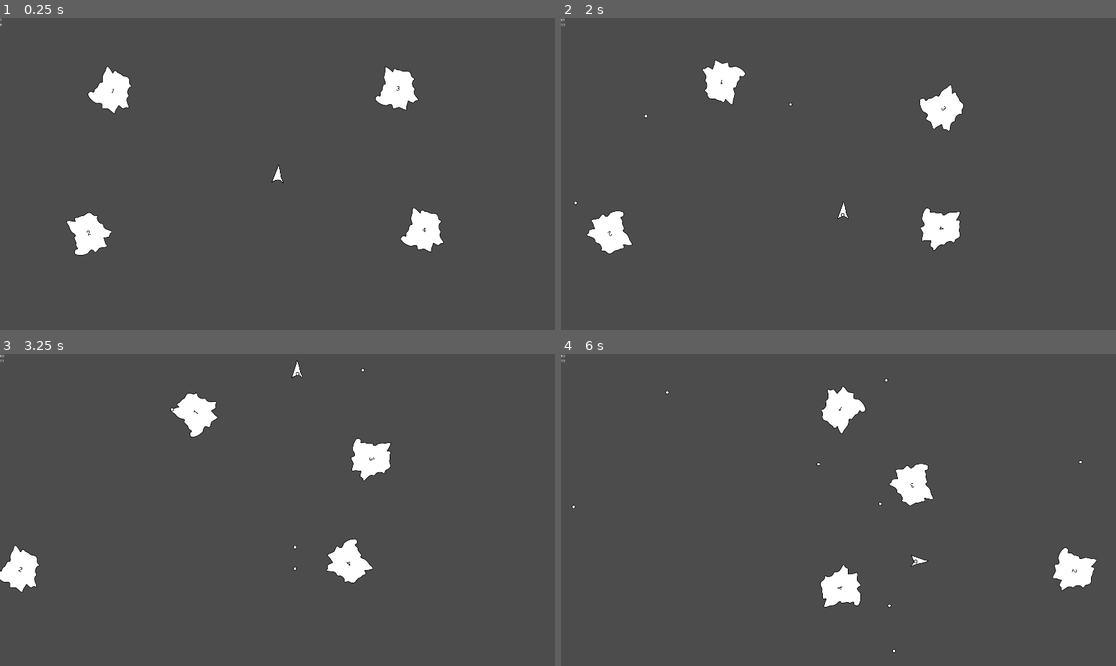
Above: before the commit, frames 1-4 (two rows, left to right).
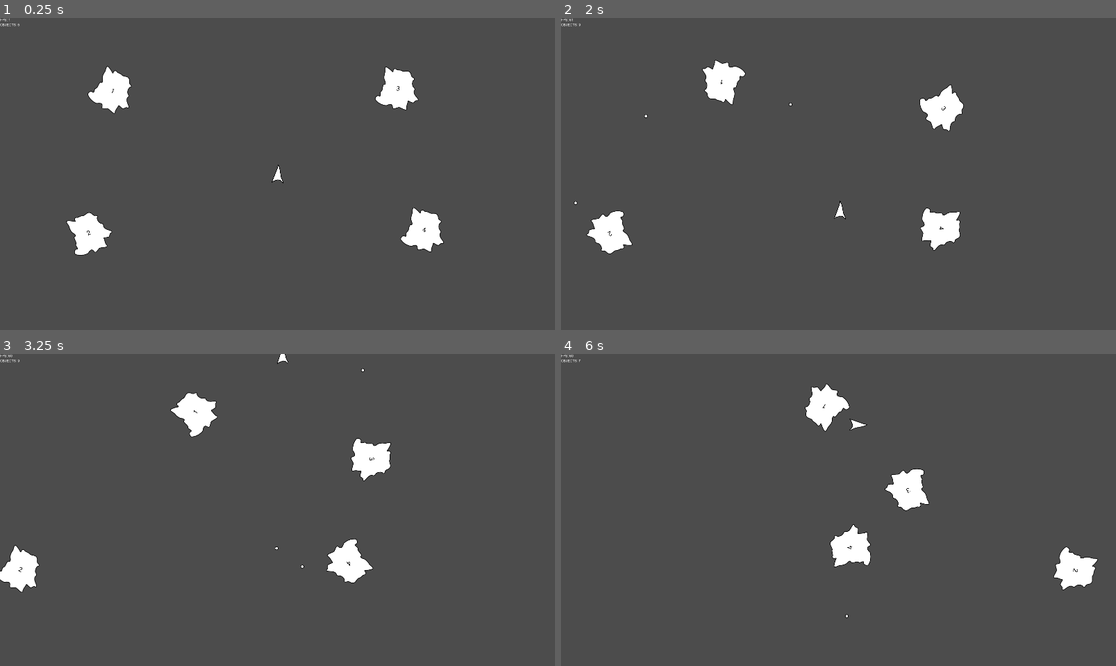
Above: after the commit, the same moments.

Repository: ETdoFresh/kasteroids
Game: Godot game, scene res://world.tscn
Two runs of this game, one before a commit and one after it. Both use one fixed random seed, a clock stepped at 60 frames per second and the inputs below.
Inputs:
- Up to frame 1 (0.25 s): no input
- Up to frame 2 (2 s): tap Enter at 0.5 s; hold D (player_right) 0.53-1.28 s; hold Space (player_fire) 0.53-1.28 s; hold Down (player_down) from 1.28 s (still down); tap Ctrl at 1.35 s
- Up to frame 3 (3.25 s): release Down (player_down) at 2.03 s; hold D (player_right) 2.03-2.78 s; tap R at 2.1 s; hold Up (player_up) from 2.78 s (still down); tap Space (player_fire) at 2.85 s
- Up to frame 4 (6 s): release Up (player_up) at 3.53 s; hold Ctrl 3.53-4.28 s; hold A (player_left) 3.53-5.03 s; tap R at 4.35 s; hold Down (player_down) 5.03-5.78 s; hold Space (player_fire) 5.03-5.78 s; hold D (player_right) from 5.78 s (still down); tap Ctrl at 5.85 s

The runs differ from the first frame. In frame 1, less than 0.1% of the frame differs, in the area x 0-4%, y 0-3%; in frame 2, 0.1%; in frame 3, 0.2%; in frame 4, 2.9%, in the area x 0-97%, y 0-96%.

Commit message:
Add queue_free, FP style. Add List functions. Close #96

Diff:
--- a/functions/bullet.gd
+++ b/functions/bullet.gd
@@ -1,5 +1,6 @@
 class_name BulletFunctions
 
+const COLLISION = CollisionFunctions
 const NODE = NodeFunctions
 const SHIP = ShipFunctions
 
@@ -20,3 +21,12 @@
             new_bullet.spawn_sound.play()
             new_objects.append(NODE.to_dictionary(new_bullet))
     return new_objects
+
+static func is_bullet(object: Dictionary) -> bool:
+    return "type" in object and object.type == "Bullet"
+
+static func delete_on_collide(object: Dictionary) -> Dictionary:
+    if is_bullet(object) and COLLISION.has_collision(object):
+        object = object.duplicate()
+        object["queue_free"] = true
+    return object
--- a/functions/list.gd
+++ b/functions/list.gd
@@ -30,6 +30,13 @@
             result.append(item)
     return result
 
+static func not_filter(list : Array, func_ref : FuncRef) -> Array:
+    var result = []
+    for item in list:
+        if not func_ref.call_func(item):
+            result.append(item)
+    return result
+
 static func reduce(list: Array, func_ref: FuncRef, first = null):
     var accumulator = first
     var start = 0
@@ -46,3 +53,33 @@
     for i in range(list.size()):
         result[i] = func_ref.call_func(list[i], arg)
     return result
+
+static func find(list: Array, func_ref: FuncRef):
+    for i in range(list.size()):
+        if list[i] == func_ref.call_func(list[i]):
+            return list[i]
+
+static func find_index(list: Array, func_ref: FuncRef) -> int:
+    for i in range(list.size()):
+        if list[i] == func_ref.call_func(list[i]):
+            return i
+    return -1
+
+static func fill(list: Array, index: int, func_ref: FuncRef):
+    for i in range(index, list.size()):
+        list[i] = func_ref.call_func(list[i])
+
+static func copy_within(list: Array, from_i: int, to_i: int):
+    list[to_i] = list[from_i]
+
+static func some(list: Array, func_ref: FuncRef) -> bool:
+    for i in range(list.size()):
+        if func_ref.call_func(list[i]):
+            return true
+    return false
+
+static func every(list: Array, func_ref: FuncRef) -> bool:
+    for i in range(list.size()):
+        if func_ref.call_func(list[i]):
+            return false
+    return true
--- a/functions/node.gd
+++ b/functions/node.gd
@@ -1,4 +1,6 @@
 class_name NodeFunctions
+
+const QUEUE_FREE = QueueFreeFunctions
 
 static func to_dictionary(child_node : Node) -> Dictionary:
     var object = {}
@@ -34,17 +36,18 @@
     return object
 
 static func update_display(object : Dictionary) -> Dictionary:
-    if not "node" in object: return object
+    if not has_node(object): return object
     var node = object.node
     if "sprite" in node: node.sprite.global_scale = object.scale
     return object
 
-static func create_instance(object: Dictionary, world: Node) -> Dictionary:
-    if not "type" in object: return object
-    if "node" in object and object.node: return object
+static func has_node(object: Dictionary) -> Dictionary:
+    return "node" in object and object.node
+
+static func queue_free(object: Dictionary) -> Dictionary:
+    if not QUEUE_FREE.is_queue_free(object): return object
+    if not has_node(object): return object
     object = object.duplicate()
-    object["node"] = SceneMap.get_scene(object.type).instance()
-    object.node.position = object.position
-    object.node.rotation = object.rotation
-    world.add_child(object.node)
+    object.node.queue_free()
+    var _1 = object.erase("node")
     return object
--- a/functions/object.gd
+++ b/functions/object.gd
@@ -1,4 +1,7 @@
 class_name ObjectFunctions
+
+const LIST = ListFunctions
+const QUEUE_FREE = QueueFreeFunctions
 
 static func id_equals(object: Dictionary, id: int) -> bool:
     return "id" in object and object.id == id
@@ -33,3 +36,8 @@
     if "node" in object:
         object.node.id = object.id
     return object
+
+static func queue_free(objects: Array) -> Array:
+    if LIST.some(objects, funcref(QUEUE_FREE, "is_queue_free")):
+        objects = LIST.not_filter(objects, funcref(QUEUE_FREE, "is_queue_free"))
+    return objects
--- a/functions/physics/collision.gd
+++ b/functions/physics/collision.gd
@@ -29,7 +29,7 @@
     return new_objects
 
 static func has_collision(object: Dictionary) -> bool:
-    return "collisions" in object and object.collision.size() > 0
+    return "collisions" in object and object.collisions.size() > 0
 
 static func clear_collisions(object: Dictionary) -> Dictionary:
     if not has_shapes(object): return object
--- /dev/null
+++ b/functions/queue_free.gd
@@ -0,0 +1,4 @@
+class_name QueueFreeFunctions
+
+static func is_queue_free(object: Dictionary) -> bool:
+    return "queue_free" in object and object.queue_free
--- a/functions/state.gd
+++ b/functions/state.gd
@@ -34,6 +34,8 @@
     state.objects = PHYSICS.simulate(state.objects, delta)
     state.objects = LIST.map(state.objects, funcref(WRAP, "wrap"))
     state.objects = LIST.map(state.objects, funcref(SOUND, "play_collision_sound")) # Side-effect
-    #state.objects = LIST.map(state.objects, funcref(BULLET, "delete_bullets")) # Side-effect
+    state.objects = LIST.map(state.objects, funcref(BULLET, "delete_on_collide"))
+    state.objects = LIST.map(state.objects, funcref(NODE, "queue_free"))
+    state.objects = OBJECT.queue_free(state.objects)
     state.objects = LIST.map(state.objects, funcref(NODE, "update_display"))
     return state
--- a/project.godot
+++ b/project.godot
@@ -65,6 +65,11 @@
 "path": "res://functions/physics/physics_nodes.gd"
 }, {
 "base": "Reference",
+"class": "QueueFreeFunctions",
+"language": "GDScript",
+"path": "res://functions/queue_free.gd"
+}, {
+"base": "Reference",
 "class": "SceneMap",
 "language": "GDScript",
 "path": "res://functions/scene_map.gd"
@@ -106,6 +111,7 @@
 "ObjectFunctions": "",
 "PhysicsFunctions": "",
 "PhysicsNodesFunctions": "",
+"QueueFreeFunctions": "",
 "SceneMap": "",
 "ShipFunctions": "",
 "ShortcutFunctions": "",
--- a/scenes/world/world.gd
+++ b/scenes/world/world.gd
@@ -15,7 +15,7 @@
     current_state = STATE.simulate(current_state, delta, self)
     #current_state.objects = COLLISION.add_collision_markers(current_state.objects, self)
     #label.text = JSONBeautifier.beautify_json(to_json(current_state))
-    label.text = "%s\n%s" % [Engine.get_frames_per_second(), current_state.objects.size()]
+    label.text = "FPS: %s\nOBJECTS: %s" % [Engine.get_frames_per_second(), current_state.objects.size()]
 
 func _input(event):
     SHORTCUT.receive_input(event, self)
